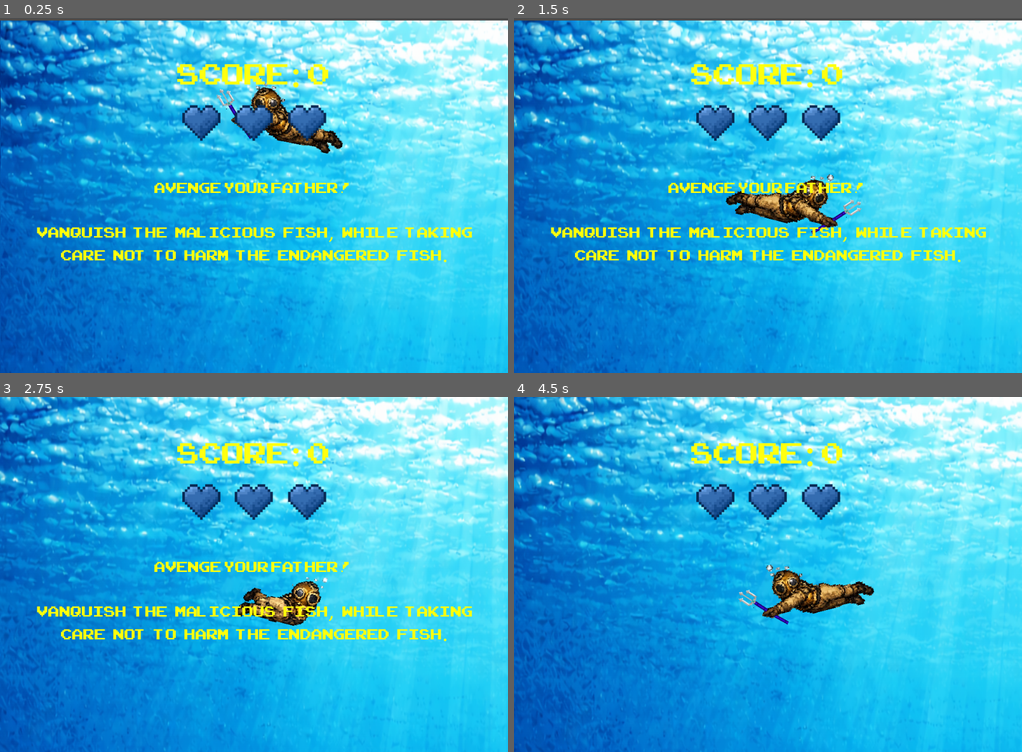
Above: before the commit, frames 1-4 (two rows, left to right).
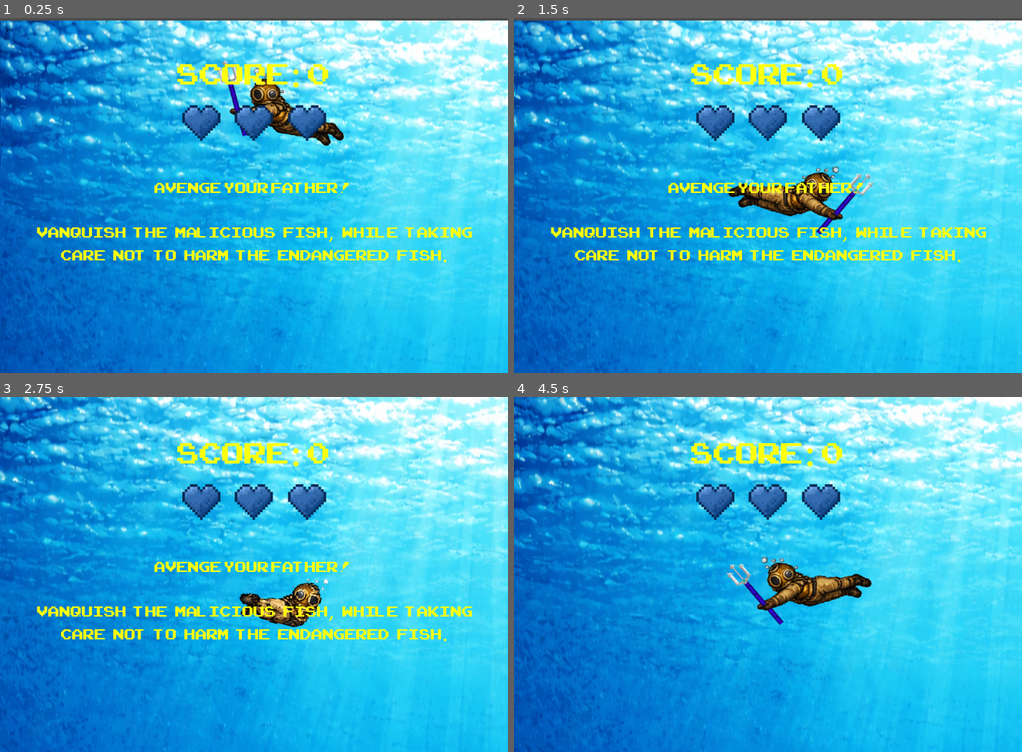
Above: after the commit, the same moments.

Repository: JanzenWill/FAT_SJ
Game: Godot game, scene res://main.tscn
Same seed, same stepped clock (60 frames per second), same inputs: the game is played once before the commit and once after it.
Inputs (mouse positions are in pixels of both pictures, inside the frame that each line leads up to):
- Up to frame 1 (0.25 s): no input
- Up to frame 2 (1.5 s): move the mouse to (879, 177) at 0.52 s; hold Right (move_right) 0.53-1.28 s; click (879, 177) at 0.6 s; move the mouse to (666, 213) at 1.27 s; hold Down (move_down) from 1.28 s (still down); click (666, 213) at 1.35 s
- Up to frame 3 (2.75 s): move the mouse to (304, 496) at 2.02 s; release Down (move_down) at 2.03 s; hold Right (move_right) from 2.03 s (still down); click (304, 496) at 2.1 s
- Up to frame 4 (4.5 s): move the mouse to (742, 645) at 2.77 s; release Right (move_right) at 2.78 s; hold Up (move_up) 2.78-3.53 s; click (742, 645) at 2.85 s; move the mouse to (920, 627) at 3.52 s; hold Left (move_left) from 3.53 s (still down); click (920, 627) at 3.6 s; move the mouse to (615, 521) at 4.27 s; click (615, 521) at 4.35 s

The runs differ from the first frame. In frame 1, 1.5% of the frame differs, in the area x 42-68%, y 11-39%; in frame 2, 2.1%; in frame 3, 1.0%; in frame 4, 2.4%, in the area x 41-71%, y 45-65%.

Commit message:
Second frame for swimming animation (still wonky), New attack hit box so you can attack more above your head, cleaned up sawfish sprite

Diff:
--- a/evil_mob.tscn
+++ b/evil_mob.tscn
@@ -1,13 +1,13 @@
 [gd_scene load_steps=6 format=3 uid="uid://vqinx2qv2acm"]
 
 [ext_resource type="Script" uid="uid://cvryw0q1uvxqx" path="res://evil_mob.gd" id="1_bs6tt"]
-[ext_resource type="Texture2D" uid="uid://5m1s12ikdjut" path="res://assets/art/Mobs/sawfish sprite.png" id="1_f8sp8"]
+[ext_resource type="Texture2D" uid="uid://be6be8ql1uufh" path="res://assets/art/Mobs/newSawfish.png" id="2_bs6tt"]
 
 [sub_resource type="SpriteFrames" id="SpriteFrames_bs6tt"]
 animations = [{
 "frames": [{
 "duration": 1.0,
-"texture": ExtResource("1_f8sp8")
+"texture": ExtResource("2_bs6tt")
 }],
 "loop": true,
 "name": &"default",
@@ -16,7 +16,7 @@
 
 [sub_resource type="CapsuleShape2D" id="CapsuleShape2D_cplja"]
 radius = 57.0
-height = 710.0
+height = 590.0
 
 [sub_resource type="CircleShape2D" id="CircleShape2D_bs6tt"]
 
--- /dev/null
+++ b/passive_mob_2.tscn
@@ -0,0 +1,54 @@
+[gd_scene load_steps=6 format=3 uid="uid://dd4ogxxbnovt5"]
+
+[ext_resource type="Script" path="res://passive_mob2.gd" id="1_mibn4"]
+[ext_resource type="Texture2D" uid="uid://46iunelr757x" path="res://assets/art/Mobs/DolphinFishSprite.png" id="2_4fwv2"]
+
+[sub_resource type="SpriteFrames" id="SpriteFrames_j1whj"]
+animations = [{
+"frames": [{
+"duration": 1.0,
+"texture": ExtResource("2_4fwv2")
+}],
+"loop": true,
+"name": &"default",
+"speed": 5.0
+}]
+
+[sub_resource type="CapsuleShape2D" id="CapsuleShape2D_bsl71"]
+radius = 45.09533
+height = 305.25812
+
+[sub_resource type="RectangleShape2D" id="RectangleShape2D_sm4v0"]
+size = Vector2(285, 87)
+
+[node name="PassiveMob2" type="RigidBody2D" groups=["Fish", "PassiveMob"]]
+collision_layer = 2
+collision_mask = 4
+gravity_scale = 0.0
+script = ExtResource("1_mibn4")
+
+[node name="AnimatedSprite2D" type="AnimatedSprite2D" parent="." groups=["PassiveMob"]]
+position = Vector2(167, 112.499985)
+scale = Vector2(0.4024097, 0.44199997)
+sprite_frames = SubResource("SpriteFrames_j1whj")
+
+[node name="CollisionShape2D" type="CollisionShape2D" parent="." groups=["PassiveMob"]]
+position = Vector2(178.99998, 88)
+rotation = 1.6231562
+shape = SubResource("CapsuleShape2D_bsl71")
+
+[node name="VisibleOnScreenNotifier2D" type="VisibleOnScreenNotifier2D" parent="." groups=["PassiveMob"]]
+position = Vector2(44, 60)
+rect = Rect2(-10, -10, 282, 82)
+
+[node name="Area2D" type="Area2D" parent="." groups=["Fish", "PassiveMob"]]
+position = Vector2(117, 232)
+collision_layer = 2
+collision_mask = 4
+
+[node name="CollisionShape2D" type="CollisionShape2D" parent="Area2D" groups=["PassiveMob"]]
+position = Vector2(54.5, -142.5)
+shape = SubResource("RectangleShape2D_sm4v0")
+
+[connection signal="screen_exited" from="VisibleOnScreenNotifier2D" to="." method="_on_visible_on_screen_notifier_2d_screen_exited"]
+[connection signal="area_entered" from="Area2D" to="." method="_on_area_2d_area_entered"]
--- a/player.tscn
+++ b/player.tscn
@@ -1,9 +1,10 @@
-[gd_scene load_steps=9 format=3 uid="uid://btv6brr4iv3pv"]
+[gd_scene load_steps=10 format=3 uid="uid://btv6brr4iv3pv"]
 
 [ext_resource type="Script" uid="uid://dcii7icau8pvo" path="res://player.gd" id="1_onrkg"]
-[ext_resource type="Texture2D" uid="uid://vv1t3jqt5eo6" path="res://assets/art/Diver/Diver attack.png" id="2_hqtel"]
+[ext_resource type="Texture2D" uid="uid://b0xkjdyd7x4ux" path="res://assets/art/Diver/New Attack.png" id="2_hqtel"]
 [ext_resource type="Texture2D" uid="uid://nupimd8784qx" path="res://assets/art/Diver/FAT Diver Swim Up.png" id="3_sweqy"]
 [ext_resource type="Script" uid="uid://clavf0tqderh3" path="res://trident.gd" id="4_hqtel"]
+[ext_resource type="Texture2D" uid="uid://qm11jduc50fm" path="res://assets/art/Diver/Swim frame 2.png" id="4_sweqy"]
 
 [sub_resource type="SpriteFrames" id="SpriteFrames_onrkg"]
 animations = [{
@@ -18,6 +19,9 @@
 "frames": [{
 "duration": 1.0,
 "texture": ExtResource("3_sweqy")
+}, {
+"duration": 2.5,
+"texture": ExtResource("4_sweqy")
 }],
 "loop": true,
 "name": &"default",
@@ -27,11 +31,13 @@
 [sub_resource type="RectangleShape2D" id="RectangleShape2D_hqtel"]
 size = Vector2(146, 74)
 
-[sub_resource type="CircleShape2D" id="CircleShape2D_dw050"]
-radius = 41.109608
+[sub_resource type="CapsuleShape2D" id="CapsuleShape2D_sweqy"]
+radius = 18.0
+height = 86.0
 
-[sub_resource type="CircleShape2D" id="CircleShape2D_hqtel"]
-radius = 37.01351
+[sub_resource type="CapsuleShape2D" id="CapsuleShape2D_2hs0m"]
+radius = 18.0
+height = 86.0
 
 [node name="Player" type="Area2D" groups=["player"]]
 collision_mask = 2
@@ -42,9 +48,10 @@
 scale = Vector2(0.35, 0.35)
 sprite_frames = SubResource("SpriteFrames_onrkg")
 animation = &"attack"
+frame_progress = 0.18396191
 
 [node name="CollisionShape2D" type="CollisionShape2D" parent="." groups=["player"]]
-position = Vector2(97, 84)
+position = Vector2(85, 58)
 shape = SubResource("RectangleShape2D_hqtel")
 
 [node name="Trident" type="Area2D" parent="." groups=["Trident"]]
@@ -53,12 +60,12 @@
 script = ExtResource("4_hqtel")
 
 [node name="LeftHitBox" type="CollisionShape2D" parent="Trident"]
-position = Vector2(-59, 38)
-shape = SubResource("CircleShape2D_dw050")
+position = Vector2(-63, -12)
+shape = SubResource("CapsuleShape2D_sweqy")
 
 [node name="RightHitBox" type="CollisionShape2D" parent="Trident"]
-position = Vector2(253, 32)
-shape = SubResource("CircleShape2D_hqtel")
+position = Vector2(244, -2)
+shape = SubResource("CapsuleShape2D_2hs0m")
 
 [node name="Camera2D" type="Camera2D" parent="."]
 position = Vector2(0, 13)
Binary file added: assets/art/Diver/New Attack.png
Not shown, added: assets/art/Diver/New Attack.png.import
Binary file added: assets/art/Diver/Swim frame 2.png
Not shown, added: assets/art/Diver/Swim frame 2.png.import
Binary file added: assets/art/Mobs/newSawfish.png
Not shown, added: assets/art/Mobs/newSawfish.png.import
